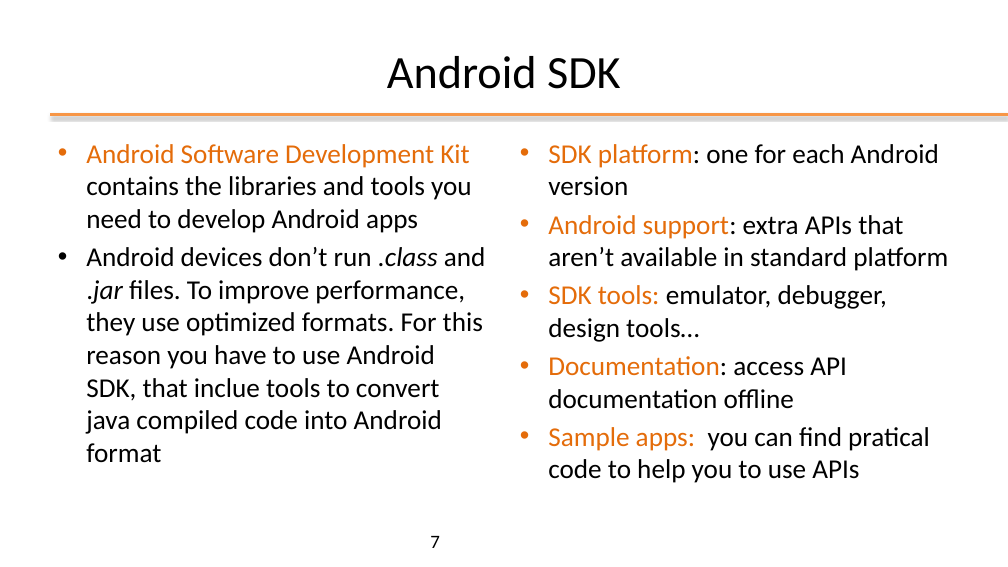
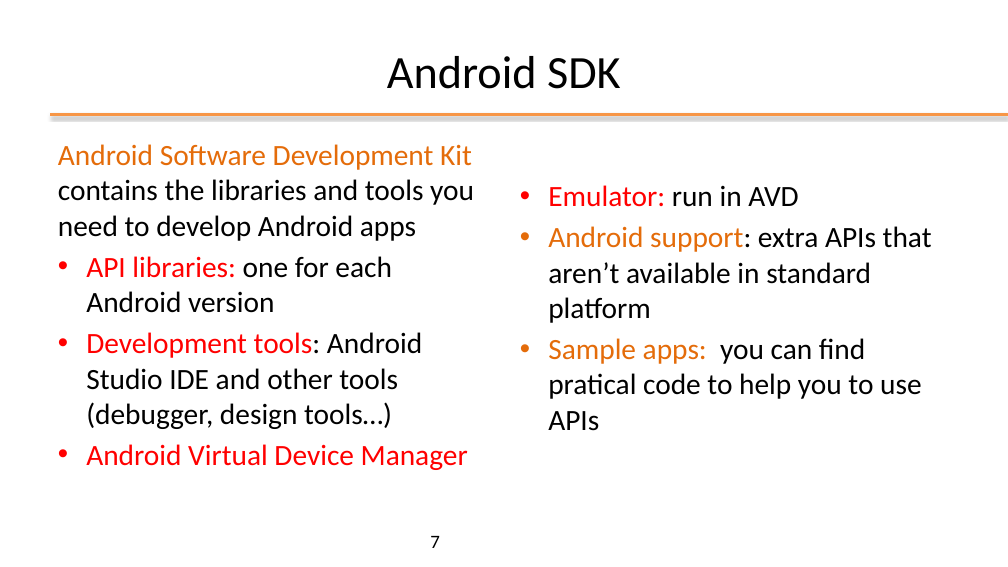
Before and after one commit to kevinmala00/ATTIVITA-PROGETTUALE, a slide deck: slide 7 of slides/01 - Android Introduction.pptx. Drawn at 1008x567 pixels with LibreOffice and Linux fonts; fonts in the diff are those of the drawing; background and template pictures are left out. Boxes give left, top, right and bottom in pixels: in the first picture for what was removed or moved away, otherwise in the second. Text is boxed around its words. In the diff, an @@ line names an element or a change of style, - is before the commit and + after.

```diff
--- a/slides/01 - Android Introduction.pptx
+++ b/slides/01 - Android Introduction.pptx
@@ text at (58,144,474,241): size 25.9 to 28 pt in "Android Software Development Kit contains the libraries ..."; bullet • to none @@
@@ text at (548,185,798,207): text changed; size 25.9 to 28 pt; text colour #000000 to #FF0000 @@
-• SDK platform: one for each Android version
+• Emulator: run in AVD
@@ text at (548,226,932,431): size 25.9 to 28 pt in "Android support: extra APIs that aren’t available ...", "Sample apps: you can find pratical code ..." @@
@@ text at (86,256,468,470): text changed; size 25.9 to 28 pt @@
-• Android devices don’t run .class and .jar files. To improve performance, they use optimized formats. For this reason you have to use Android SDK, that inclue tools to convert java compiled code into Android format
+• API libraries: one for each Android version
+• Development tools: Android Studio IDE and other tools (debugger, design tools…)
+• Android Virtual Device Manager
@@ text at (548,285,887,409): paragraphs removed @@
-• SDK tools: emulator, debugger, design tools…
-• Documentation: access API documentation offline
```
Also in this commit, not shown: 3 other slides changed.
